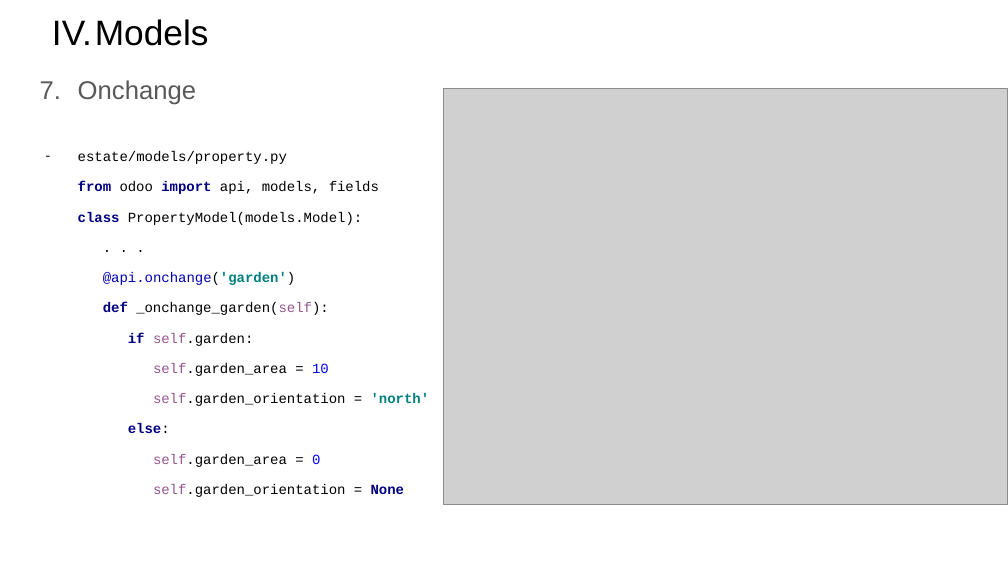
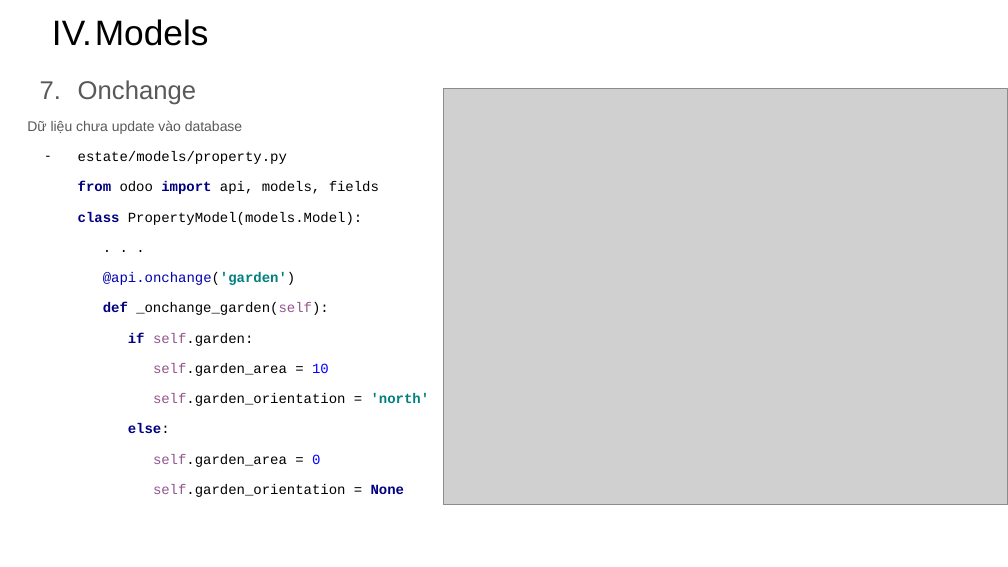
Before and after one commit to pythonology-jp/odoo-tutorial, a slide deck: slide 15 of Odoo Tutorial.pptx. Drawn at 1008x567 pixels with LibreOffice and Linux fonts; fonts in the diff are those of the drawing; grey boxes stand for pictures. Boxes give left, top, right and bottom in pixels: in the first picture for what was removed or moved away, otherwise in the second. Text is boxed around its words. In the diff, an @@ line names an element or a change of style, - is before the commit and + after.

```diff
--- a/Odoo Tutorial.pptx
+++ b/Odoo Tutorial.pptx
@@ text at <box>27,120,242,134</box>: paragraph added @@
+Dữ liệu chưa update vào database
```
Also in this commit, not shown: 2 other slides changed, 5 slides added.
